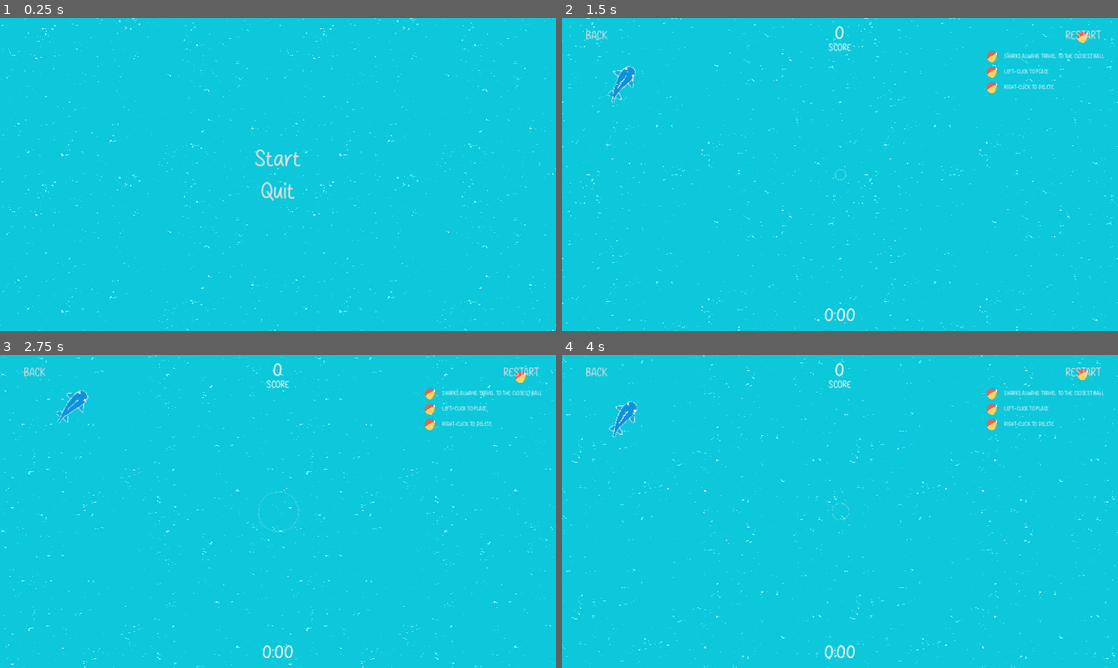
Above: before the commit, frames 1-4 (two rows, left to right).
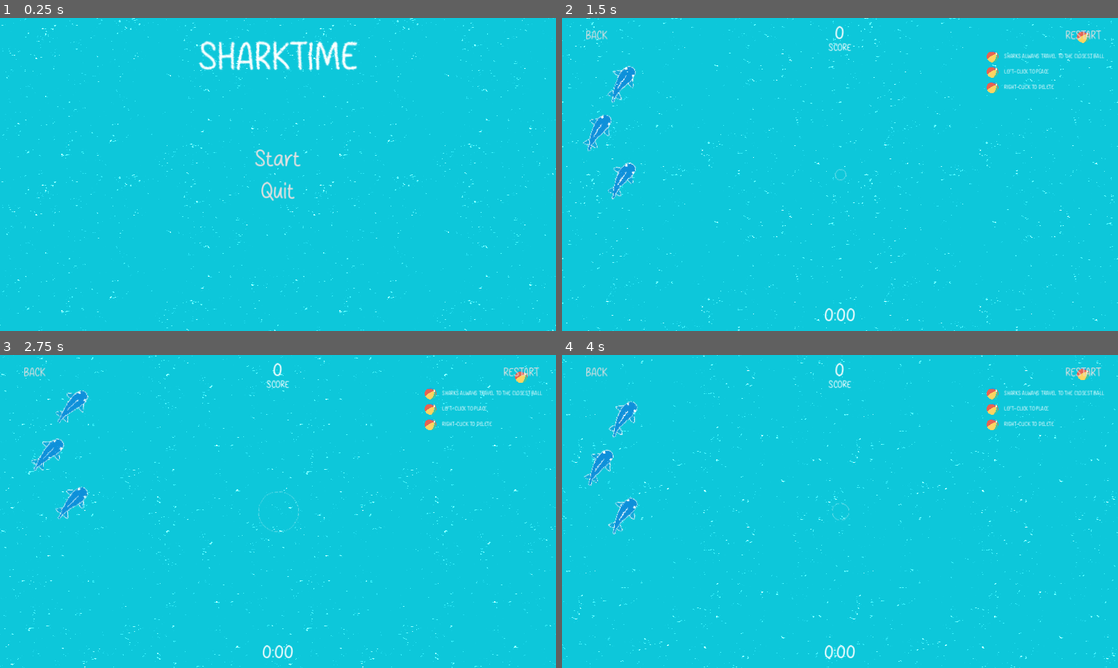
Above: after the commit, the same moments.

Repository: debris/sharktime
Game: Godot game, scene res://main.tscn
Same seed, same stepped clock (60 frames per second), same inputs: the game is played once before the commit and once after it.
Inputs (mouse positions are in pixels of both pictures, inside the frame that each line leads up to):
- Up to frame 1 (0.25 s): no input
- Up to frame 2 (1.5 s): click "Start" at 0.5 s; click "RESTART" at 1.25 s
- Up to frame 3 (2.75 s): click "RESTART" at 2 s
- Up to frame 4 (4 s): click "RESTART" at 2.75 s; tap Enter at 3.5 s; move the mouse to (1084, 373) at 3.52 s; hold Right (ui_right) from 3.53 s (still down); hold Mouse wheel down (game_scroll_down) from 3.53 s (still down); click (1084, 373) at 3.67 s

The runs differ from the first frame. In frame 1, 1.3% of the frame differs, in the area x 35-65%, y 7-17%; in frame 2, 0.5%; in frame 3, 0.6%; in frame 4, 0.6%.

Commit message:
background sound and notification

Diff:
--- a/game.gd
+++ b/game.gd
@@ -7,6 +7,7 @@
 @onready var targets: Node2D = $Targets
 @onready var score_label: Label = $CanvasLayer/Control/ScoreLabel
 @onready var time_label: Label = $CanvasLayer/Control/TimeLabel
+@onready var ding_sound: AudioStreamPlayer2D = $DingSound
 
 var time := 0.0
 var current_target_index := 0
@@ -33,6 +34,7 @@
 
 	for t in new_targets:
 		var target_area = preload("res://target_area.tscn").instantiate()
+		target_area.ding_sound = ding_sound
 		target_area.radius = 200.0
 		target_area.position = Vector2(width, height) * t
 		targets.add_child(target_area)
@@ -55,6 +57,12 @@
 
 	if are_sharks_in_targets():
 		score += targets.get_child_count() * 50
+		for target in targets.get_children():
+			var n = preload("res://notification.tscn").instantiate()
+			n.global_position = target.global_position
+			# it's autoreleasing
+			add_child(n)
+
 		clear_targets()
 		add_targets()
 
--- a/game.tscn
+++ b/game.tscn
@@ -12,6 +12,7 @@
 [ext_resource type="Script" path="res://follow_cursor.gd" id="8_c3yon"]
 [ext_resource type="Script" path="res://spawn_anchor.gd" id="9_kqxib"]
 [ext_resource type="Script" path="res://touch_shark.gd" id="10_xtg51"]
+[ext_resource type="AudioStream" uid="uid://fkg8wdiiqc70" path="res://res/correct_ding.mp3" id="13_8gp5p"]
 
 [sub_resource type="StyleBoxEmpty" id="StyleBoxEmpty_dbv7m"]
 
@@ -33,29 +34,27 @@
 [node name="Sharks" type="Node2D" parent="."]
 
 [node name="Shark" parent="Sharks" instance=ExtResource("3_w2i2x")]
+position = Vector2(400, 400)
 
 [node name="Shark2" parent="Sharks" instance=ExtResource("3_w2i2x")]
-position = Vector2(200, 0)
+position = Vector2(300, 600)
 
 [node name="Shark3" parent="Sharks" instance=ExtResource("3_w2i2x")]
-position = Vector2(400, 400)
+position = Vector2(400, 800)
 
 [node name="Targets" type="Node2D" parent="."]
 
 [node name="TargetArea" parent="Targets" instance=ExtResource("4_hupkd")]
 position = Vector2(1288, 512)
 radius = 200.0
-color = Color(1, 1, 1, 0.4)
 
 [node name="TargetArea2" parent="Targets" instance=ExtResource("4_hupkd")]
 position = Vector2(768, 888)
 radius = 200.0
-color = Color(1, 1, 1, 0.4)
 
 [node name="TargetArea3" parent="Targets" instance=ExtResource("4_hupkd")]
 position = Vector2(1352, 976)
 radius = 200.0
-color = Color(1, 1, 1, 0.4)
 
 [node name="Anchors" type="Node2D" parent="."]
 
@@ -178,6 +177,9 @@
 [node name="TouchShark" type="Node" parent="."]
 script = ExtResource("10_xtg51")
 
+[node name="DingSound" type="AudioStreamPlayer2D" parent="."]
+stream = ExtResource("13_8gp5p")
+
 [connection signal="spawned" from="SharkSpawn" to="." method="_on_shark_spawn_spawned"]
 [connection signal="pressed" from="CanvasLayer/Control/BackButton" to="." method="_on_back_button_pressed"]
 [connection signal="pressed" from="CanvasLayer/Control/RestartButton" to="." method="_on_restart_button_pressed"]
--- a/main.tscn
+++ b/main.tscn
@@ -1,6 +1,7 @@
-[gd_scene load_steps=2 format=3 uid="uid://cyhciejmgwhu4"]
+[gd_scene load_steps=3 format=3 uid="uid://cyhciejmgwhu4"]
 
 [ext_resource type="Script" path="res://main.gd" id="1_88cxr"]
+[ext_resource type="AudioStream" uid="uid://d4guiptnrowqq" path="res://res/ocean_background.mp3" id="2_5dy3o"]
 
 [node name="Main" type="Control"]
 layout_mode = 3
@@ -23,3 +24,7 @@
 grow_horizontal = 2
 grow_vertical = 2
 mouse_filter = 2
+
+[node name="AudioStreamPlayer" type="AudioStreamPlayer" parent="."]
+stream = ExtResource("2_5dy3o")
+autoplay = true
--- a/main_menu.tscn
+++ b/main_menu.tscn
@@ -1,6 +1,7 @@
-[gd_scene load_steps=8 format=3 uid="uid://c2r17vdv2loob"]
+[gd_scene load_steps=9 format=3 uid="uid://c2r17vdv2loob"]
 
 [ext_resource type="Script" path="res://main_menu.gd" id="1_7r5lf"]
+[ext_resource type="FontFile" uid="uid://mgn52mc86n0d" path="res://res/Study Case.otf" id="2_ro38n"]
 [ext_resource type="FontVariation" uid="uid://d1vul3qcu5sb8" path="res://res/game_font.tres" id="2_yjpux"]
 [ext_resource type="PackedScene" uid="uid://buq4p4mdkxqe4" path="res://water_shader_node.tscn" id="3_ogrpw"]
 
@@ -20,6 +21,19 @@
 grow_horizontal = 2
 grow_vertical = 2
 script = ExtResource("1_7r5lf")
+
+[node name="Title" type="Label" parent="."]
+custom_minimum_size = Vector2(0, 160)
+layout_mode = 1
+anchors_preset = 10
+anchor_right = 1.0
+offset_bottom = 83.0
+grow_horizontal = 2
+theme_override_fonts/font = ExtResource("2_ro38n")
+theme_override_font_sizes/font_size = 80
+text = "SHARKTIME"
+horizontal_alignment = 1
+vertical_alignment = 1
 
 [node name="ShaderRoot" parent="." instance=ExtResource("3_ogrpw")]
 scale = Vector2(0.5, 0.5)
--- /dev/null
+++ b/notification.gd
@@ -0,0 +1,13 @@
+extends Node2D
+class_name Notification
+
+@onready var label: Label = $Label
+
+var speed = 100.0
+
+func _process(delta: float) -> void:
+	label.position.y -= speed * delta
+	label.modulate.a -= delta
+
+	if label.modulate.a < 0.0:
+		queue_free()
--- /dev/null
+++ b/notification.tscn
@@ -0,0 +1,18 @@
+[gd_scene load_steps=3 format=3 uid="uid://c350ut0ihpvsj"]
+
+[ext_resource type="FontVariation" uid="uid://d1vul3qcu5sb8" path="res://res/game_font.tres" id="1_eatqp"]
+[ext_resource type="Script" path="res://notification.gd" id="1_t0qvf"]
+
+[node name="Notification" type="Node2D"]
+script = ExtResource("1_t0qvf")
+
+[node name="Label" type="Label" parent="."]
+offset_left = -64.0
+offset_top = -64.0
+offset_right = 64.0
+offset_bottom = 64.0
+theme_override_fonts/font = ExtResource("1_eatqp")
+theme_override_font_sizes/font_size = 48
+text = "+50"
+horizontal_alignment = 1
+vertical_alignment = 1
--- a/target_area.gd
+++ b/target_area.gd
@@ -13,6 +13,8 @@
 	set(value):
 		color = value
 		queue_redraw()
+
+@export var ding_sound: AudioStreamPlayer2D
 
 @onready var collision_shape = $Area2D/CollisionShape2D
 
@@ -51,6 +53,8 @@
 func _on_area_2d_body_entered(body: Node2D) -> void:
 	if body is CreatureHead:
 		sharks_inside += 1
+		if sharks_inside == 1 && ding_sound != null:
+			ding_sound.play()
 
 func _on_area_2d_body_exited(body: Node2D) -> void:
 	if body is CreatureHead:
--- a/target_area.tscn
+++ b/target_area.tscn
@@ -7,7 +7,6 @@
 
 [node name="TargetArea" type="Node2D"]
 script = ExtResource("1_jm4j5")
-color = null
 
 [node name="Area2D" type="Area2D" parent="."]
 
Not shown: 1 places in game.tscn that only renumber resources
Not shown, added: res/correct_ding.mp3.import
Not shown, added: res/ocean_background.mp3.import
Not shown, added: res/correct_ding.mp3
Not shown, added: res/ocean_background.mp3
